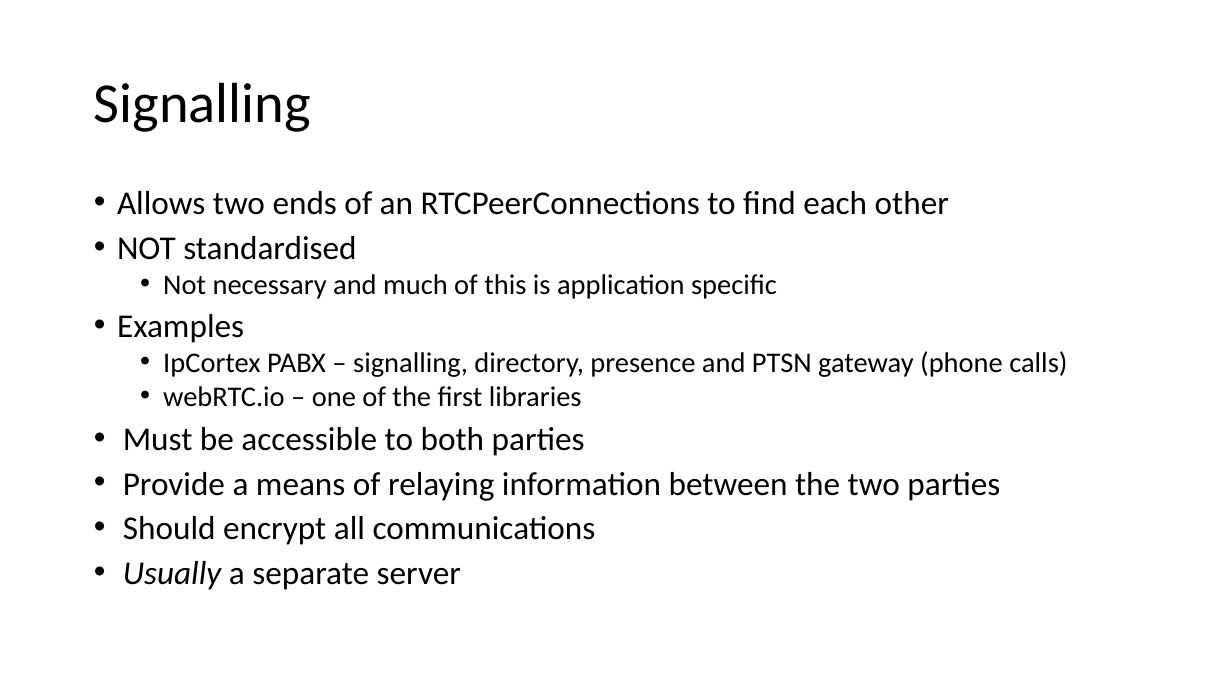
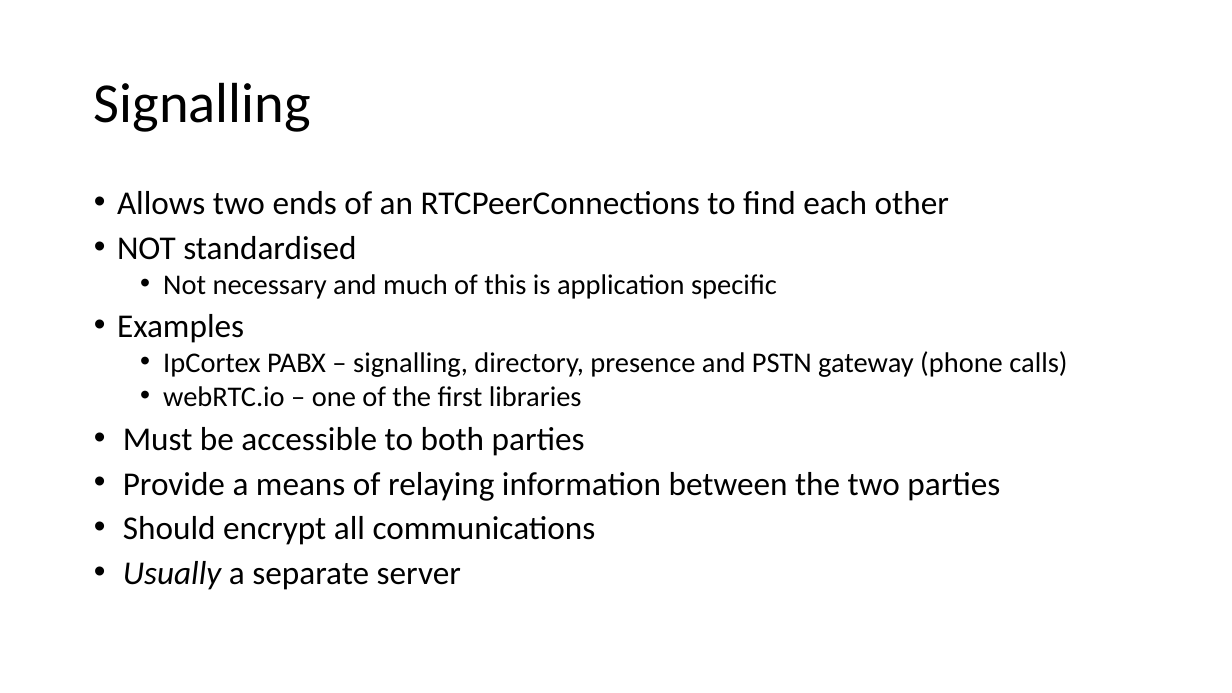
Before and after one commit to ipcortex/fac-workshop-materials, a slide deck: slide 10 of presentations/FAC9 Workshop.pptx. Drawn at 1232x693 pixels with LibreOffice and Linux fonts; fonts in the diff are those of the drawing. Boxes give left, top, right and bottom in pixels: in the first picture for what was removed or moved away, otherwise in the second. Text is boxed around its words. In the diff, an @@ line names an element or a change of style, - is before the commit and + after.

Commit message:
Slide updates

```diff
--- a/presentations/FAC9 Workshop.pptx
+++ b/presentations/FAC9 Workshop.pptx
@@ text at [163, 351, 1067, 377]: text changed @@
-  • IpCortex PABX – signalling, directory, presence and PTSN gateway (phone calls)
+  • IpCortex PABX – signalling, directory, presence and PSTN gateway (phone calls)
```
Also in this commit, not shown: 2 other slides changed, 2 slides added, 1 other file.
